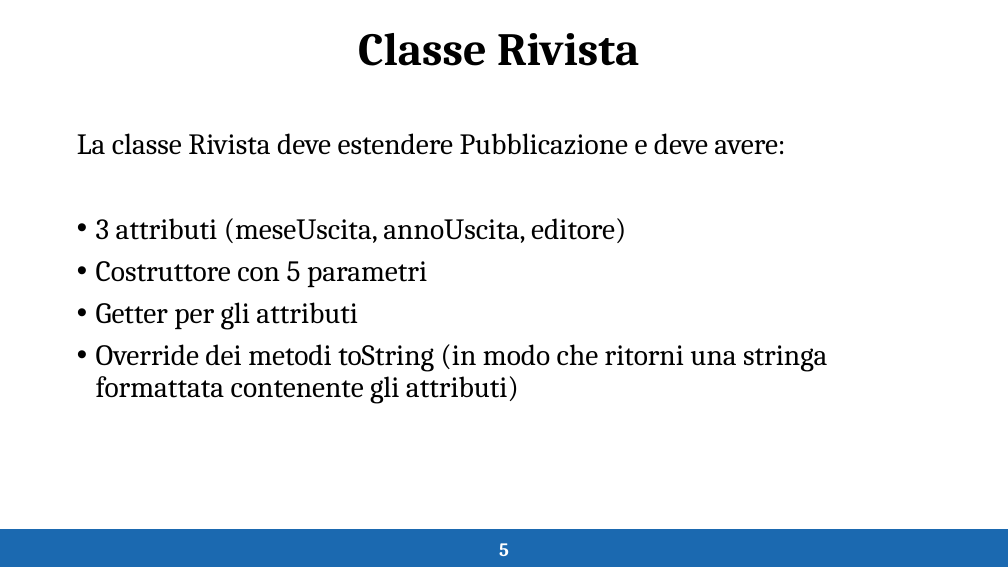
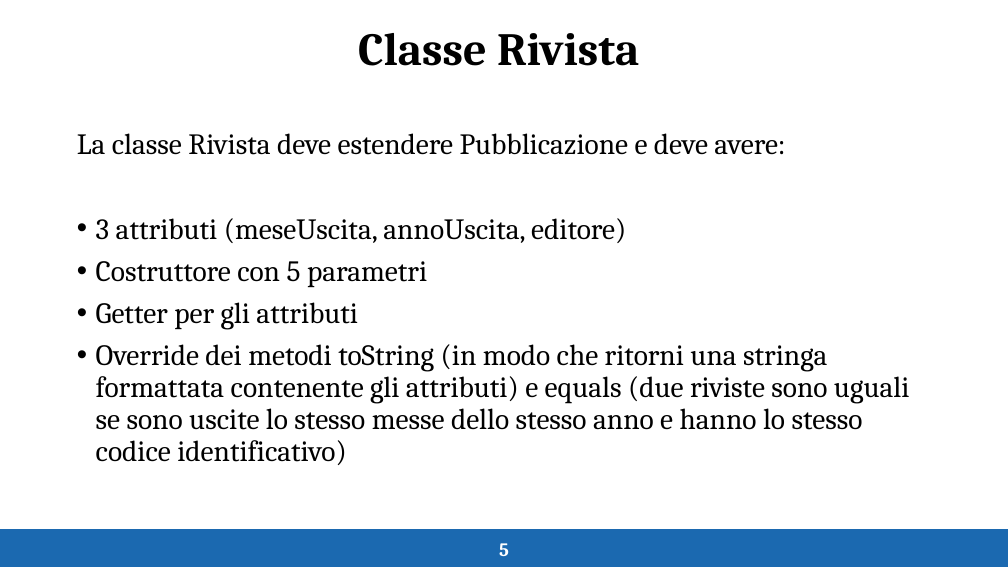
Before and after one commit to unipr-org/tutorati, a slide deck: slide 5 of FdP-B 2026/Esercitazione 8/Es8.pptx. Drawn at 1008x567 pixels with LibreOffice and Linux fonts; fonts in the diff are those of the drawing. Boxes give left, top, right and bottom in pixels: in the first picture for what was removed or moved away, otherwise in the second. Text is boxed around its words. In the diff, an @@ line names an element or a change of style, - is before the commit and + after.

```diff
--- a/FdP-B 2026/Esercitazione 8/Es8.pptx
+++ b/FdP-B 2026/Esercitazione 8/Es8.pptx
@@ text at [96, 344, 909, 465]: text changed @@
-• Override dei metodi toString (in modo che ritorni una stringa formattata contenente gli attributi)
+• Override dei metodi toString (in modo che ritorni una stringa formattata contenente gli attributi) e equals (due riviste sono uguali se sono uscite lo stesso messe dello stesso anno e hanno lo stesso codice identificativo)
```
Also in this commit, not shown: 2 other slides changed, 3 slides added, 7 other files.
